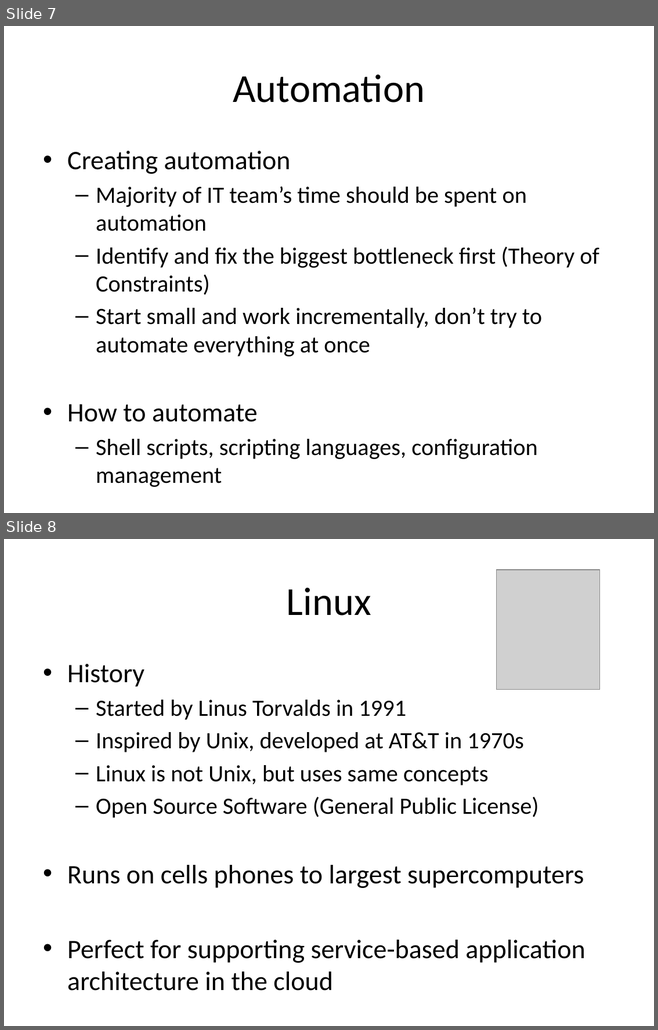
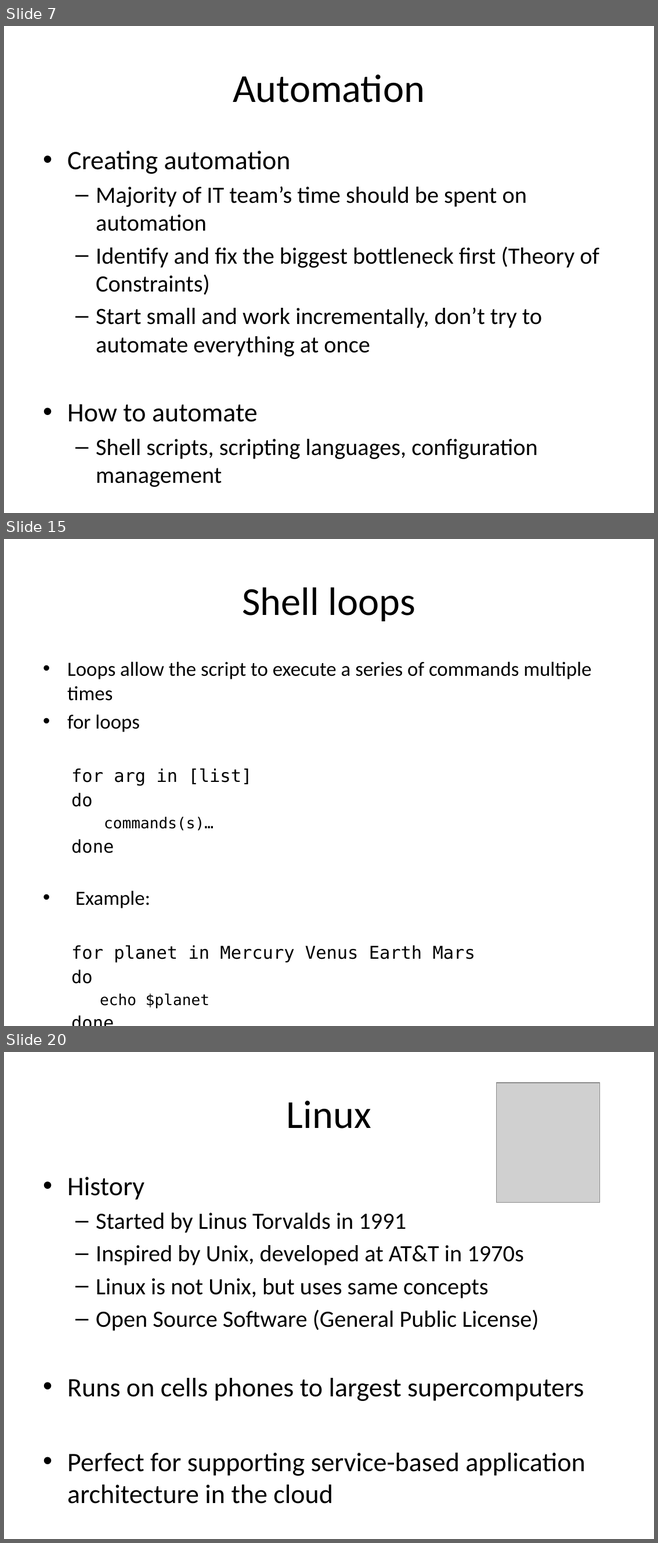
Before and after one commit to jasondbaker/infrastructure-class, a slide deck: lectures/infrastructure-week-2.pptx. Shown one above the other, each under a label of ours: slides 7 and 8 before the commit, slides 7, 15 and 20 after it; the slides between them are not shown. The pictures are 658x1030 and 658x1543 pixels, drawn with LibreOffice and Linux fonts; fonts in the diff are those of the drawing; grey boxes stand for pictures. Boxes give left, top, right and bottom in pixels: in the first picture for what was removed or moved away, otherwise in the second. Text is boxed around its words. In the diff, an @@ line names an element or a change of style, - is before the commit and + after.

Commit message:
add study guide and shell scripting

```diff
--- a/lectures/infrastructure-week-2.pptx
+++ b/lectures/infrastructure-week-2.pptx
@@ slide 15 added at [4, 539, 654, 1026], background #FFFFFF @@
@@ title added at [242, 587, 415, 621], 44 pt, text #000000 @@
+Shell loops
@@ text added at [67, 661, 591, 1008], 22.4 pt, text #000000 @@
+• Loops allow the script to execute a series of commands multiple times
+• for loops
+  for arg in [list]
+  do
+    commands(s)…
+  done
+• Example:
+  for planet in Mercury Venus Earth Mars
+  do
+    echo $planet
+  done
@@ what was slide 8 is now slide 20 @@
```
Also in this commit, not shown: 11 other slides added, 4 other files.
